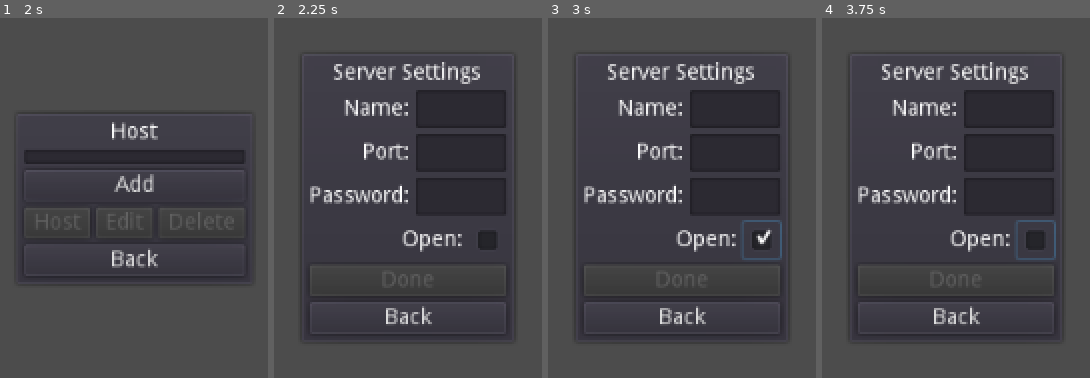
Above: before the commit, frames 1-4 (left to right).
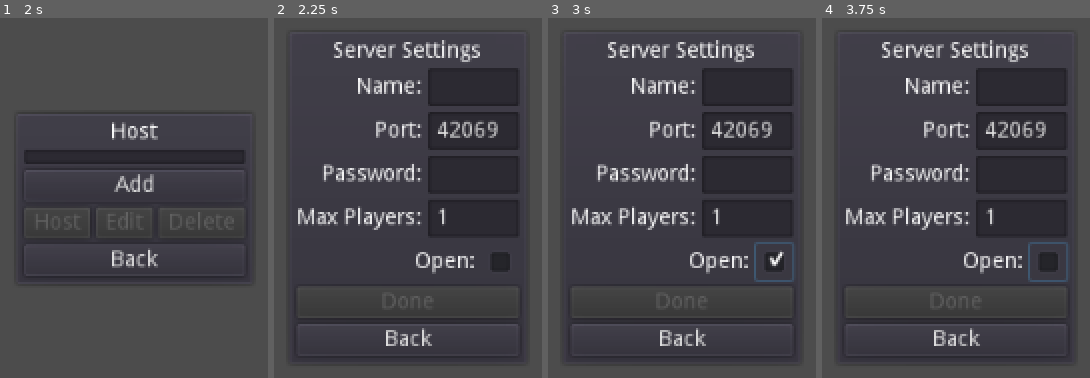
Above: after the commit, the same moments.

Repository: paperweights/z
Game: Godot game, scene res://menu/menu.tscn
Same seed, same stepped clock (60 frames per second), same inputs: the game is played once before the commit and once after it.
Inputs (mouse positions are in pixels of both pictures, inside the frame that each line leads up to; where the layout moved, square brackets give the same spot in the first picture):
- Up to frame 1 (2 s): tap Enter at 0.5 s; click "Host" at 1.25 s
- Up to frame 2 (2.25 s): click "Add" at 2 s
- Up to frame 3 (3 s): click (773, 262) [762, 241] at 2.75 s
- Up to frame 4 (3.75 s): click (1047, 262) [1036, 241] at 3.5 s

Frame 1 is identical in both runs. In frame 2, 14% of the frame differs, in the area x 7-93%, y 6-95%; in frame 3, 15%; in frame 4, 15%.

Commit message:
implemented adding new host servers
need to rename the server folder when it's name changes while editing

Diff:
--- a/menu/host_edit_menu.gd
+++ b/menu/host_edit_menu.gd
@@ -2,9 +2,12 @@
 
 export (NodePath) var _host_menu_node
 
+var _edit_server: String
+
 var _name: String
 var _port: int
 var _password: String
+var _max_players: int
 var _open: bool
 
 onready var _host_menu: CenterContainer = get_node(_host_menu_node)
@@ -15,14 +18,24 @@
 	_name = ""
 	_port = GameState.DEFAULT_PORT
 	_password = ""
+	_max_players = 1
 	_open = false
+	_update_inputs()
+
+
+func _update_inputs():
+	$PanelContainer/VBoxContainer/Name/LineEdit.text = _name
+	$PanelContainer/VBoxContainer/Port/LineEdit.text = str(_port)
+	$PanelContainer/VBoxContainer/Password/LineEdit.text = _password
+	$PanelContainer/VBoxContainer/MaxPlayers/LineEdit.text = str(_max_players)
+	$PanelContainer/VBoxContainer/Open/CheckBox.pressed = _open
 
 
 func _refresh_done():
 	var disabled = false
-	if _name == "":
-		disabled = true
-	if _port == 0:
+	if _name == "" \
+			or _port == 0 \
+			or _max_players <= 0 or _max_players > GameState.MAX_PLAYERS:
 		disabled = true
 	_done_button.disabled = disabled
 
@@ -41,6 +54,11 @@
 	_password = new_text
 
 
+func _on_max_players_changed(new_text: String):
+	_max_players = int(new_text)
+	_refresh_done()
+
+
 func _on_open_toggled(button_pressed: bool):
 	_open = button_pressed
 
@@ -51,8 +69,9 @@
 	if not created:
 		print("Failed to create server data: %s" % _name)
 		return
-	server_data.set_config(_port, _password, _open)
+	server_data.set_config(_port, _password, _open, _max_players)
 	_reset_values()
+	_edit_server = ""
 	_switch_menu(_host_menu)
 
 
@@ -63,3 +82,15 @@
 func _on_visibility_changed():
 	if visible:
 		_reset_values()
+
+
+func _on_edit_host(server: String):
+	_edit_server = server
+	var server_data = ServerData.new()
+	server_data.load_data(server)
+	_name = server
+	_port = server_data.get_value(ServerData.DETAILS_SECTION, ServerData.PORT_KEY)
+	_password = server_data.get_value(ServerData.DETAILS_SECTION, ServerData.PASSWORD_KEY)
+	_max_players = server_data.get_value(ServerData.PLAYER_SECTION, ServerData.MAX_PLAYERS_KEY)
+	_open = server_data.get_value(ServerData.PLAYER_SECTION, ServerData.OPEN_KEY)
+	_update_inputs()
--- a/menu/host_edit_menu.tscn
+++ b/menu/host_edit_menu.tscn
@@ -1,8 +1,9 @@
-[gd_scene load_steps=4 format=2]
+[gd_scene load_steps=5 format=2]
 
 [ext_resource path="res://menu/host_edit_menu.gd" type="Script" id=1]
 [ext_resource path="res://menu/line_edits/ascii_line.gd" type="Script" id=2]
 [ext_resource path="res://menu/line_edits/port_line.gd" type="Script" id=3]
+[ext_resource path="res://menu/line_edits/number_line.gd" type="Script" id=4]
 
 [node name="HostEditMenu" type="CenterContainer"]
 anchor_right = 1.0
@@ -13,39 +14,39 @@
 }
 
 [node name="PanelContainer" type="PanelContainer" parent="."]
-margin_left = 442.0
-margin_top = 206.0
-margin_right = 582.0
-margin_bottom = 394.0
+margin_left = 434.0
+margin_top = 192.0
+margin_right = 590.0
+margin_bottom = 408.0
 
 [node name="VBoxContainer" type="VBoxContainer" parent="PanelContainer"]
 margin_left = 7.0
 margin_top = 7.0
-margin_right = 133.0
-margin_bottom = 181.0
+margin_right = 149.0
+margin_bottom = 209.0
 
 [node name="Title" type="Label" parent="PanelContainer/VBoxContainer"]
-margin_right = 126.0
+margin_right = 142.0
 margin_bottom = 14.0
 text = "Server Settings"
 align = 1
 
 [node name="Name" type="HBoxContainer" parent="PanelContainer/VBoxContainer"]
 margin_top = 18.0
-margin_right = 126.0
+margin_right = 142.0
 margin_bottom = 42.0
 alignment = 2
 
 [node name="Label" type="Label" parent="PanelContainer/VBoxContainer/Name"]
-margin_left = 22.0
+margin_left = 38.0
 margin_top = 5.0
-margin_right = 64.0
+margin_right = 80.0
 margin_bottom = 19.0
 text = "Name:"
 
 [node name="LineEdit" type="LineEdit" parent="PanelContainer/VBoxContainer/Name"]
-margin_left = 68.0
-margin_right = 126.0
+margin_left = 84.0
+margin_right = 142.0
 margin_bottom = 24.0
 max_length = 16
 script = ExtResource( 2 )
@@ -53,77 +54,99 @@
 
 [node name="Port" type="HBoxContainer" parent="PanelContainer/VBoxContainer"]
 margin_top = 46.0
-margin_right = 126.0
+margin_right = 142.0
 margin_bottom = 70.0
 alignment = 2
 
 [node name="Label" type="Label" parent="PanelContainer/VBoxContainer/Port"]
-margin_left = 34.0
+margin_left = 50.0
 margin_top = 5.0
-margin_right = 64.0
+margin_right = 80.0
 margin_bottom = 19.0
 text = "Port:"
 
 [node name="LineEdit" type="LineEdit" parent="PanelContainer/VBoxContainer/Port"]
-margin_left = 68.0
-margin_right = 126.0
+margin_left = 84.0
+margin_right = 142.0
 margin_bottom = 24.0
 max_length = 5
 script = ExtResource( 3 )
 
 [node name="Password" type="HBoxContainer" parent="PanelContainer/VBoxContainer"]
 margin_top = 74.0
-margin_right = 126.0
+margin_right = 142.0
 margin_bottom = 98.0
 alignment = 2
 
 [node name="Label" type="Label" parent="PanelContainer/VBoxContainer/Password"]
+margin_left = 16.0
 margin_top = 5.0
-margin_right = 64.0
+margin_right = 80.0
 margin_bottom = 19.0
 text = "Password:"
 
 [node name="LineEdit" type="LineEdit" parent="PanelContainer/VBoxContainer/Password"]
-margin_left = 68.0
-margin_right = 126.0
+margin_left = 84.0
+margin_right = 142.0
 margin_bottom = 24.0
 max_length = 32
 secret = true
 
-[node name="Open" type="HBoxContainer" parent="PanelContainer/VBoxContainer"]
+[node name="MaxPlayers" type="HBoxContainer" parent="PanelContainer/VBoxContainer"]
 margin_top = 102.0
-margin_right = 126.0
+margin_right = 142.0
 margin_bottom = 126.0
 alignment = 2
 
+[node name="Label" type="Label" parent="PanelContainer/VBoxContainer/MaxPlayers"]
+margin_top = 5.0
+margin_right = 80.0
+margin_bottom = 19.0
+text = "Max Players:"
+
+[node name="LineEdit" type="LineEdit" parent="PanelContainer/VBoxContainer/MaxPlayers"]
+margin_left = 84.0
+margin_right = 142.0
+margin_bottom = 24.0
+max_length = 5
+script = ExtResource( 4 )
+_max = 4095
+
+[node name="Open" type="HBoxContainer" parent="PanelContainer/VBoxContainer"]
+margin_top = 130.0
+margin_right = 142.0
+margin_bottom = 154.0
+alignment = 2
+
 [node name="Label" type="Label" parent="PanelContainer/VBoxContainer/Open"]
-margin_left = 59.0
+margin_left = 75.0
 margin_top = 5.0
-margin_right = 98.0
+margin_right = 114.0
 margin_bottom = 19.0
 text = "Open:"
 
 [node name="CheckBox" type="CheckBox" parent="PanelContainer/VBoxContainer/Open"]
-margin_left = 102.0
-margin_right = 126.0
+margin_left = 118.0
+margin_right = 142.0
 margin_bottom = 24.0
 
 [node name="Done" type="Button" parent="PanelContainer/VBoxContainer"]
-margin_top = 130.0
-margin_right = 126.0
-margin_bottom = 150.0
+margin_top = 158.0
+margin_right = 142.0
+margin_bottom = 178.0
 disabled = true
 text = "Done"
 
 [node name="Back" type="Button" parent="PanelContainer/VBoxContainer"]
-margin_top = 154.0
-margin_right = 126.0
-margin_bottom = 174.0
+margin_top = 182.0
+margin_right = 142.0
+margin_bottom = 202.0
 text = "Back"
 
 [connection signal="changed" from="PanelContainer/VBoxContainer/Name/LineEdit" to="." method="_on_name_changed"]
 [connection signal="changed" from="PanelContainer/VBoxContainer/Port/LineEdit" to="." method="_on_port_changed"]
 [connection signal="text_changed" from="PanelContainer/VBoxContainer/Password/LineEdit" to="." method="_on_password_changed"]
+[connection signal="changed" from="PanelContainer/VBoxContainer/MaxPlayers/LineEdit" to="." method="_on_max_players_changed"]
 [connection signal="toggled" from="PanelContainer/VBoxContainer/Open/CheckBox" to="." method="_on_open_toggled"]
 [connection signal="pressed" from="PanelContainer/VBoxContainer/Done" to="." method="_on_done_pressed"]
 [connection signal="pressed" from="PanelContainer/VBoxContainer/Back" to="." method="_on_back_pressed"]
--- a/menu/host_menu.gd
+++ b/menu/host_menu.gd
@@ -7,13 +7,21 @@
 export(NodePath) var _hosting_menu_node
 export(NodePath) var _host_edit_menu_node
 
-var _port: int = GameState.DEFAULT_PORT
-var _max_players: int = 10
+var _server: int
 
 onready var _main_menu: CenterContainer = get_node(_main_menu_node)
 onready var _hosting_menu: CenterContainer = get_node(_hosting_menu_node)
 onready var _host_edit_menu: CenterContainer = get_node(_host_edit_menu_node)
 onready var _servers: ItemList = $PanelContainer/VBoxContainer/Servers
+onready var _buttons = [
+	$PanelContainer/VBoxContainer/HBoxContainer/Host,
+	$PanelContainer/VBoxContainer/HBoxContainer/Edit,
+	$PanelContainer/VBoxContainer/HBoxContainer/Delete,
+]
+
+
+func _get_server_name() -> String:
+	return _servers.get_item_text(_server)
 
 
 func _refresh_servers():
@@ -21,25 +29,40 @@
 	var servers = ServerData.get_servers()
 	for server in servers:
 		_servers.add_item(server)
+
+
+func _toggle_buttons(disabled: bool):
+	for button in _buttons:
+		button.disabled = disabled
 	return
+
+
+func _on_server_selected(index: int):
+	_server = index
+	_toggle_buttons(false)
 
 
 func _on_add_pressed():
 	_switch_menu(_host_edit_menu)
-	return
 
 
 func _on_host_pressed():
-	GameState.host_game(_port, _max_players)
+	var server_data = ServerData.new()
+	server_data.load_data(_get_server_name())
+	GameState.host_game(server_data)
 	_switch_menu(_hosting_menu)
-	return
+
+
+func _on_edit_pressed():
+	_switch_menu(_host_edit_menu)
+	emit_signal("edit_host", _get_server_name())
 
 
 func _on_Back_pressed():
 	_switch_menu(_main_menu)
-	return
 
 
 func _on_visibility_changed():
 	if visible:
 		_refresh_servers()
+		_toggle_buttons(true)
--- a/menu/host_menu.tscn
+++ b/menu/host_menu.tscn
@@ -74,6 +74,8 @@
 margin_bottom = 99.0
 text = "Back"
 
+[connection signal="item_selected" from="PanelContainer/VBoxContainer/Servers" to="." method="_on_server_selected"]
 [connection signal="pressed" from="PanelContainer/VBoxContainer/Add" to="." method="_on_add_pressed"]
 [connection signal="pressed" from="PanelContainer/VBoxContainer/HBoxContainer/Host" to="." method="_on_host_pressed"]
+[connection signal="pressed" from="PanelContainer/VBoxContainer/HBoxContainer/Edit" to="." method="_on_edit_pressed"]
 [connection signal="pressed" from="PanelContainer/VBoxContainer/Back" to="." method="_on_Back_pressed"]
--- /dev/null
+++ b/menu/line_edits/number_line.gd
@@ -0,0 +1,15 @@
+class_name NumberLine
+extends ValidLine
+
+export (int) var _max
+
+
+func _valid_text(new_text: String) -> bool:
+	for character in new_text:
+		# only allow digits
+		if not character in '0123456789':
+			return false
+	# limit max port
+	if int(new_text) > _max:
+		return false
+	return true
--- a/menu/line_edits/port_line.gd
+++ b/menu/line_edits/port_line.gd
@@ -1,13 +1,5 @@
 class_name PortLine
-extends ValidLine
+extends NumberLine
 
-
-func _valid_text(new_text: String) -> bool:
-	for character in new_text:
-		# only allow digits
-		if not character in '0123456789':
-			return false
-	# limit max port
-	if int(new_text) > GameState.MAX_PORT:
-		return false
-	return true
+func _ready():
+	_max = GameState.MAX_PORT
--- a/menu/menu.tscn
+++ b/menu/menu.tscn
@@ -110,3 +110,4 @@
 [connection signal="edit_server" from="JoinMenu" to="ServerInfoMenu" method="_on_edit_server"]
 [connection signal="joining_server" from="JoinMenu" to="JoiningMenu" method="_on_joining_server"]
 [connection signal="server_added" from="ServerInfoMenu" to="JoinMenu" method="_on_server_added"]
+[connection signal="edit_host" from="HostMenu" to="HostEditMenu" method="_on_edit_host"]
--- a/network/game_state.gd
+++ b/network/game_state.gd
@@ -10,9 +10,11 @@
 const MIN_PORT = 1
 const MAX_PORT = 49151
 const DEFAULT_PORT = 42069
+const MAX_PLAYERS = 4095
 
 var peer: NetworkedMultiplayerENet
 var _login_data: LoginData
+var _server_data: ServerData
 
 
 func _ready():
@@ -24,10 +26,13 @@
 	return
 
 
-func host_game(port: int, max_clients: int) -> int:
+func host_game(server_data: ServerData) -> int:
+	_server_data = server_data
+	var port = _server_data.get_value(ServerData.DETAILS_SECTION, ServerData.PORT_KEY)
+	var max_players = _server_data.get_value(ServerData.PLAYER_SECTION, ServerData.MAX_PLAYERS_KEY)
 	print("Hosting server at port: %d" % port)
 	peer = NetworkedMultiplayerENet.new()
-	var status = peer.create_server(port, max_clients)
+	var status = peer.create_server(port, max_players)
 	print("Hosting server status: %d" % status)
 	if status != OK:
 		return status
--- a/network/server_data.gd
+++ b/network/server_data.gd
@@ -10,6 +10,7 @@
 # player section
 const PLAYER_SECTION = 'player'
 const OPEN_KEY = 'open'
+const MAX_PLAYERS_KEY = 'max_players'
 
 var _server_path: String
 var _server_config_path: String
@@ -31,7 +32,6 @@
 	directory.list_dir_begin(true, true)
 	var file_name = directory.get_next()
 	while file_name != "":
-		print(file_name)
 		if directory.current_is_dir():
 			print("Found server: %s" % file_name)
 			servers.push_back(file_name)
@@ -40,9 +40,21 @@
 	return servers
 
 
+static func get_server_path(name: String) -> String:
+	return SERVERS_PATH + name + '/'
+
+
+static func get_config_path(server_path: String) -> String:
+	return server_path + CONFIG_PATH
+
+
+func get_value(section: String, key: String):
+	return _server_config.get_value(section, key)
+
+
 func create(name: String) -> bool:
 	var directory = Directory.new()
-	var server_path = SERVERS_PATH + name + '/'
+	var server_path = get_server_path(name)
 	# make sure that a server with the same name doesn't already exist
 	if directory.dir_exists(server_path):
 		print('Server %s already exists' % name)
@@ -51,7 +63,7 @@
 	directory.make_dir_recursive(server_path)
 	print('Created server directory: %s' % server_path)
 	# create a config file
-	var config_path = server_path + CONFIG_PATH
+	var config_path = get_config_path(server_path)
 	_server_config = ConfigFile.new()
 	_server_config.save(config_path)
 	_server_path = server_path
@@ -59,8 +71,20 @@
 	return true
 
 
-func set_config(port: int, password: String, open: bool):
+func load_data(name: String) -> bool:
+	var server_path = get_server_path(name)
+	var directory = Directory.new()
+	if not directory.dir_exists(server_path):
+		print("Server data %s doesn't exist" % name)
+		return false
+	var config_path = get_config_path(server_path)
+	_server_config = ConfigFile.new()
+	_server_config.load(config_path)
+	return true
+
+func set_config(port: int, password: String, open: bool, max_players: int):
 	_server_config.set_value(DETAILS_SECTION, PORT_KEY, port)
 	_server_config.set_value(DETAILS_SECTION, PASSWORD_KEY, password)
 	_server_config.set_value(PLAYER_SECTION, OPEN_KEY, open)
+	_server_config.set_value(PLAYER_SECTION, MAX_PLAYERS_KEY, max_players)
 	_server_config.save(_server_config_path)
--- a/project.godot
+++ b/project.godot
@@ -55,6 +55,11 @@
 "path": "res://menu/menu.gd"
 }, {
 "base": "ValidLine",
+"class": "NumberLine",
+"language": "GDScript",
+"path": "res://menu/line_edits/number_line.gd"
+}, {
+"base": "NumberLine",
 "class": "PortLine",
 "language": "GDScript",
 "path": "res://menu/line_edits/port_line.gd"
@@ -84,6 +89,7 @@
 "LoginData": "",
 "MainMenu": "",
 "Menu": "",
+"NumberLine": "",
 "PortLine": "",
 "ServerData": "",
 "ServerInfoMenu": "",
